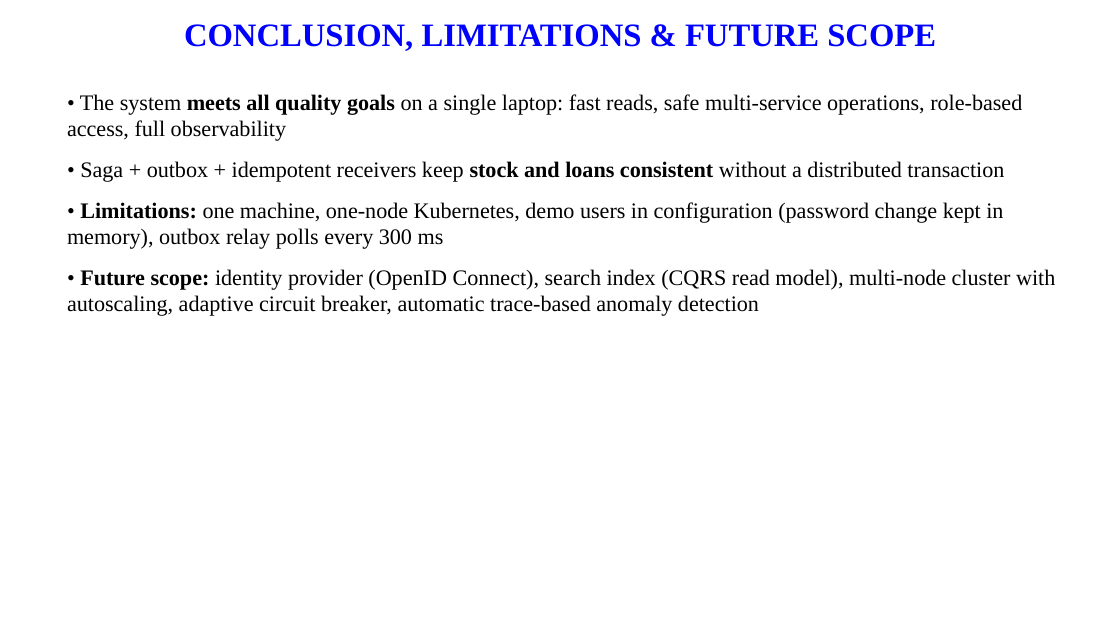
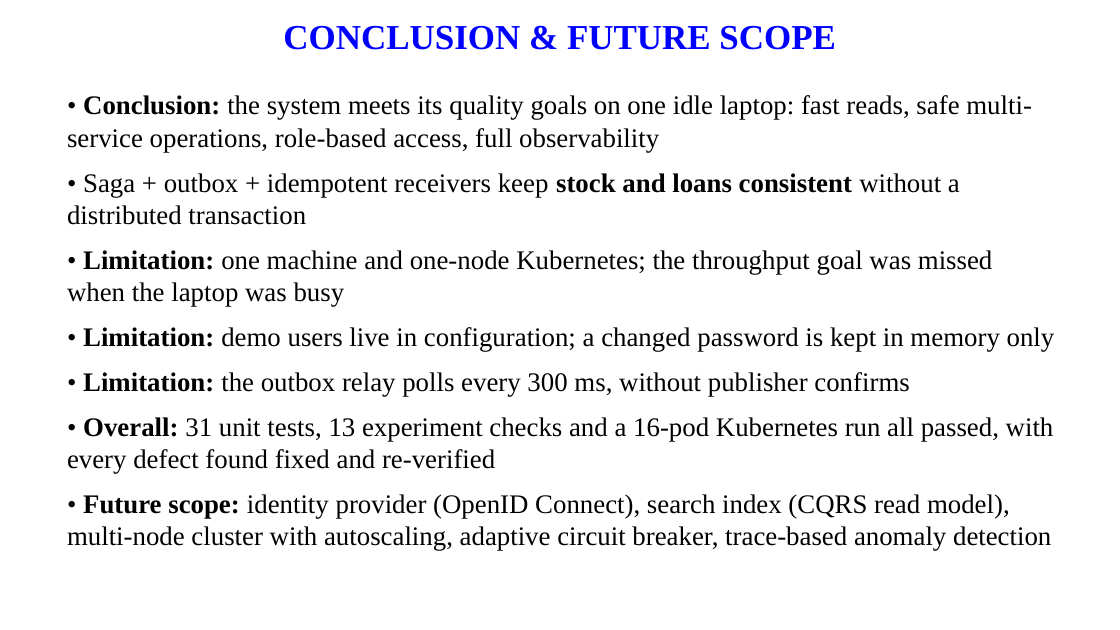
Before and after one commit to manasakrishnakumar/Online-library-management-system, a slide deck: slide 17 of report/Online_Library_Management_System_Presentation.pptx. Drawn at 1120x630 pixels with LibreOffice and Linux fonts; fonts in the diff are those of the drawing; background and template pictures are left out. Boxes give left, top, right and bottom in pixels: in the first picture for what was removed or moved away, otherwise in the second. Text is boxed around its words. In the diff, an @@ line names an element or a change of style, - is before the commit and + after.

```diff
--- a/report/Online_Library_Management_System_Presentation.pptx
+++ b/report/Online_Library_Management_System_Presentation.pptx
@@ text at <box>283,26,836,50</box>: text changed; size 28 to 30 pt @@
-CONCLUSION, LIMITATIONS & FUTURE SCOPE
+CONCLUSION & FUTURE SCOPE
@@ text at <box>67,95,1032,152</box>: text changed; size 19 to 23 pt @@
-• The system meets all quality goals on a single laptop: fast reads, safe multi-service operations, role-based access, full observability
+• Conclusion: the system meets its quality goals on one idle laptop: fast reads, safe multi-service operations, role-based access, full observability
@@ text at <box>67,173,960,225</box>: size 19 to 23 pt in "• Saga + outbox + idempotent receivers ..."; less space between paragraphs @@
@@ text at <box>67,250,1055,551</box>: text changed; size 19 to 23 pt @@
-• Limitations: one machine, one-node Kubernetes, demo users in configuration (password change kept in memory), outbox relay polls every 300 ms
-• Future scope: identity provider (OpenID Connect), search index (CQRS read model), multi-node cluster with autoscaling, adaptive circuit breaker, automatic trace-based anomaly detection
+• Limitation: one machine and one-node Kubernetes; the throughput goal was missed when the laptop was busy
+• Limitation: demo users live in configuration; a changed password is kept in memory only
+• Limitation: the outbox relay polls every 300 ms, without publisher confirms
+• Overall: 31 unit tests, 13 experiment checks and a 16-pod Kubernetes run all passed, with every defect found fixed and re-verified
+• Future scope: identity provider (OpenID Connect), search index (CQRS read model), multi-node cluster with autoscaling, adaptive circuit breaker, trace-based anomaly detection
```
Also in this commit, not shown: 17 other slides changed, 1 slide added, 1 slide removed, 11 other files.
